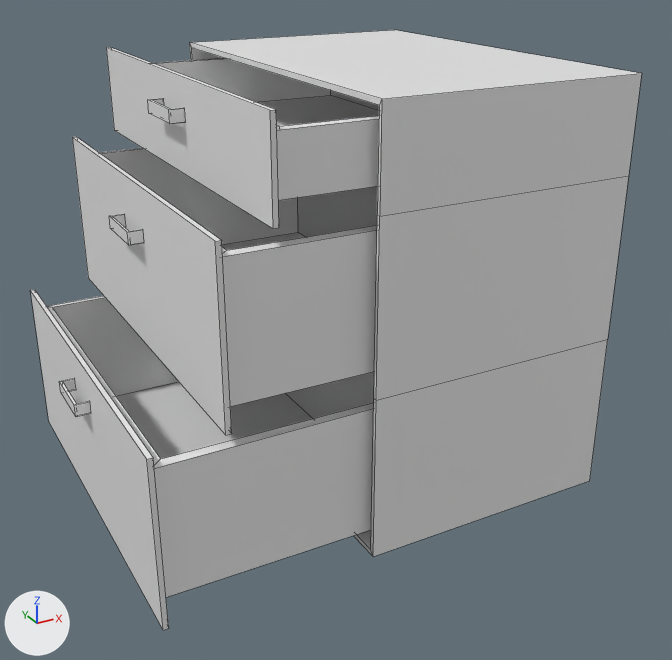
One commit to the Blender file Drawers.blend: the scene before it, then after it.
Rendered twice from a 50 mm camera at (-1.024, -1.671, 0.581) aimed at (-0.156, -0.093, -0.208). Lighting does not change. The marker at lower left points along +X, +Y and +Z. Mesh edges are drawn as thin lines.

Objects in the first picture: 'Drawer_Bottom', 'Drawer_Middle', 'Drawer_Top', 'Main_Drawer_Compartment'.
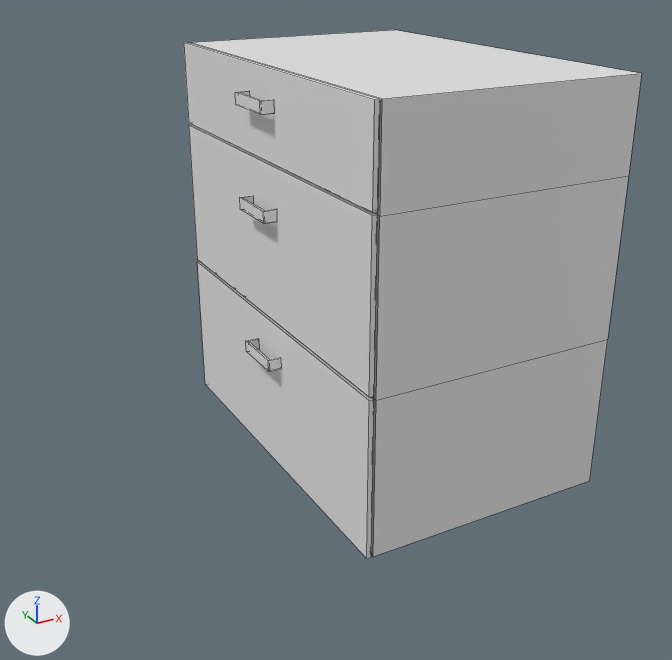
The change, as JSON lines over the scene's bpy script:
```json
{"op": "set", "path": "ob_drawer_bottom.location", "old": "(-0.47, -0.01, -0.355)", "new": "(-0.065, -0.01, -0.355)"}
{"op": "set", "path": "ob_drawer_middle.location", "old": "(-0.337, -0.01, -0.018)", "new": "(-0.065, -0.01, -0.018)"}
{"op": "set", "path": "ob_drawer_top.location", "old": "(-0.242, -0.01, 0.241)", "new": "(-0.065, -0.01, 0.241)"}
```

What differs and where, as boxes (x1, y1, x2, y2) in the pictures (672 x 660 px):
```json
{"object": "Drawer_Bottom", "change": "moved", "before": [30, 290, 374, 630], "after": [197, 261, 374, 559]}
{"object": "Drawer_Middle", "change": "moved", "before": [72, 137, 378, 435], "after": [189, 125, 378, 397]}
{"object": "Drawer_Top", "change": "moved", "before": [106, 47, 379, 229], "after": [184, 43, 380, 213]}
```
